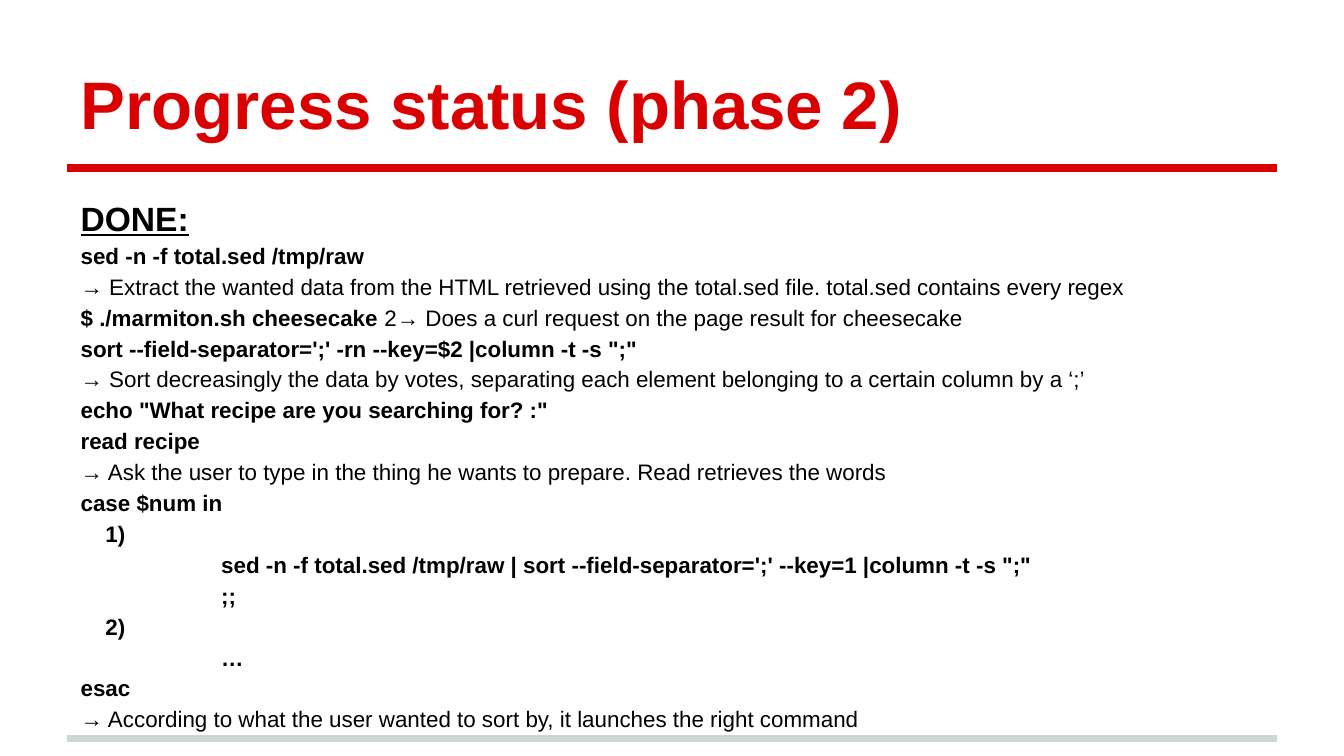
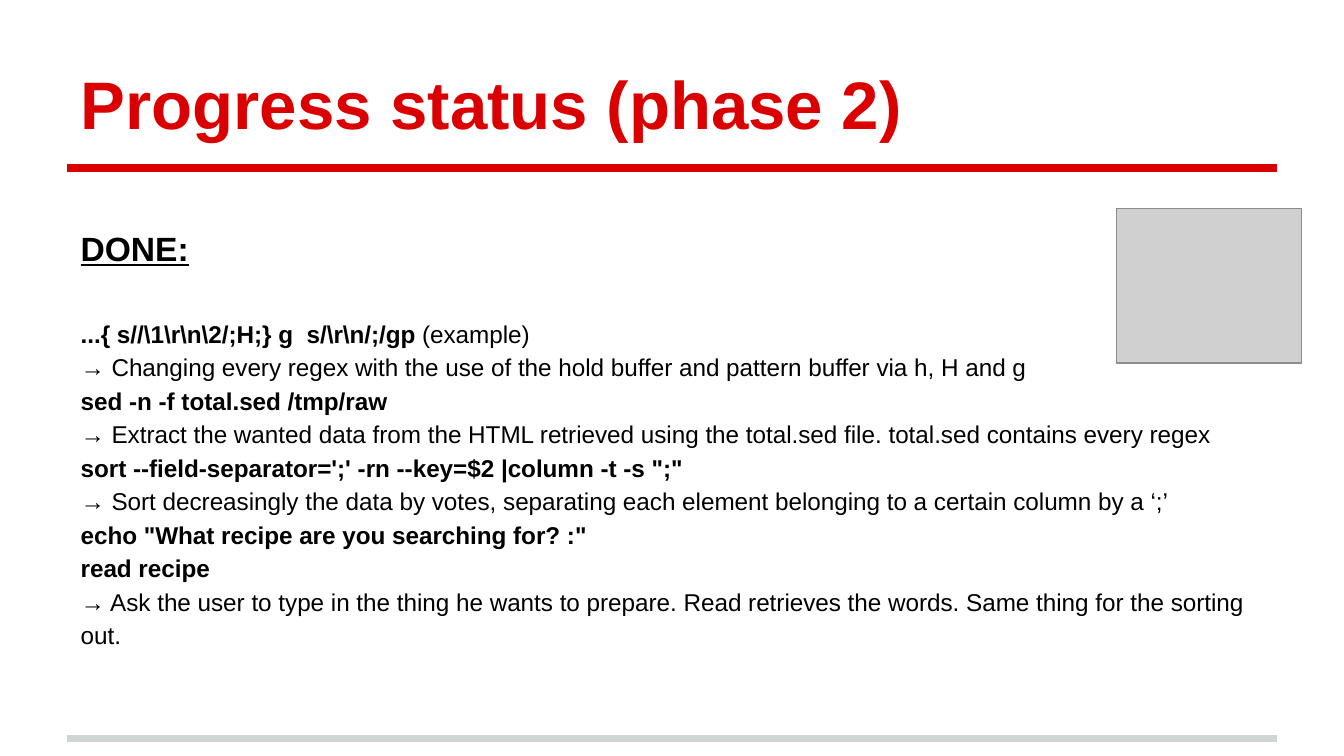
Before and after one commit to kiago/isepse2014, a slide deck: slide 6 of projects/marmiton/Marmiton_project.pptx (slide 5 before the commit). Drawn at 1344x756 pixels with LibreOffice and Linux fonts; fonts in the diff are those of the drawing; grey boxes stand for pictures. Boxes give left, top, right and bottom in pixels: in the first picture for what was removed or moved away, otherwise in the second. Text is boxed around its words. In the diff, an @@ line names an element or a change of style, - is before the commit and + after.

```diff
--- a/projects/marmiton/Marmiton_project.pptx
+++ b/projects/marmiton/Marmiton_project.pptx
@@ text "DONE:": place and size @@
-text "DONE:" at (81, 207, 1124, 732)
+text "DONE:" at (81, 237, 1244, 645)
@@ picture added at (1117, 208, 1302, 363) @@
@@ text at (99, 309, 962, 331): paragraph removed @@
-$ ./marmiton.sh cheesecake 2→ Does a curl request on the page result for cheesecake
@@ text at (112, 325, 1026, 381): paragraphs added @@
+...{ s//\1\r\n\2/;H;} g s/\r\n/;/gp (example)
+→ Changing every regex with the use of the hold buffer and pattern buffer via h, H and g
@@ text at (81, 392, 1211, 582): size 12 to 13 pt in "sed -n -f total.sed /tmp/raw", "→ Extract the wanted data from the ...", "sort --field-separator=';' -rn --key=$2 |column -t -s ...", "→ Sort decreasingly the data by votes, ..." and 2 more places @@
@@ text at (81, 593, 1244, 645): text changed; size 12 to 13 pt @@
-→ Ask the user to type in the thing he wants to prepare. Read retrieves the words
-case $num in
-1)
-sed -n -f total.sed /tmp/raw | sort --field-separator=';' --key=1 |column -t -s ";"
-;;
-2)
-…
-esac
-→ According to what the user wanted to sort by, it launches the right command
+→ Ask the user to type in the thing he wants to prepare. Read retrieves the words. Same thing for the sorting out.
```
Also in this commit, not shown: 3 other slides changed, 3 slides added, 5 other files.
